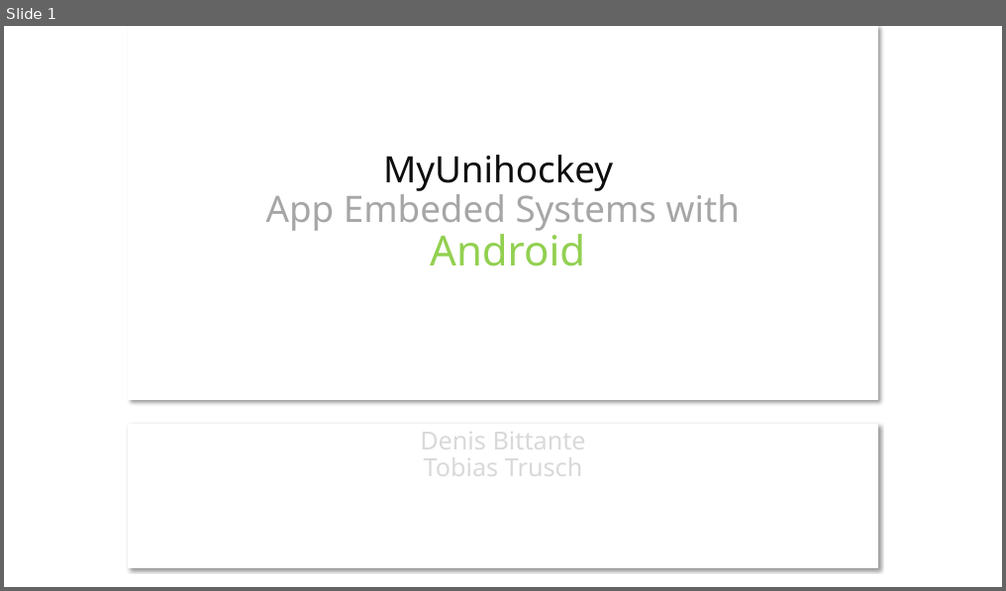
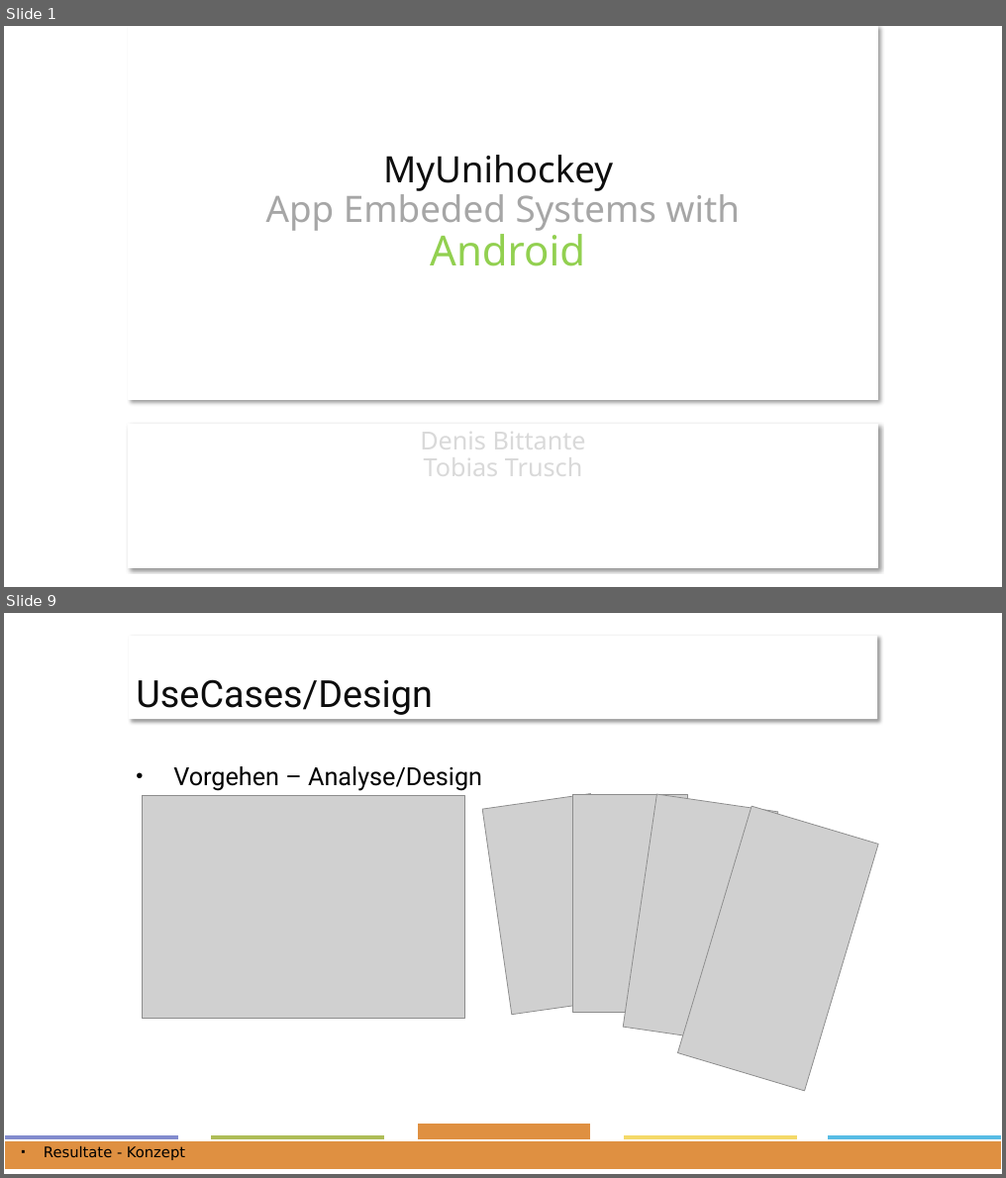
Before and after one commit to ffhsAndroidDenisTobias/androidProject, a slide deck: docs/Präsentation/Project-Presentation.pptx. Shown one above the other, each under a label of ours: slide 1 before the commit, slides 1 and 9 after it; the slides between them are not shown. The pictures are 1006x591 and 1006x1178 pixels, drawn with LibreOffice and Linux fonts; fonts in the diff are those of the drawing; grey boxes stand for pictures. Boxes give left, top, right and bottom in pixels: in the first picture for what was removed or moved away, otherwise in the second. Text is boxed around its words. In the diff, an @@ line names an element or a change of style, - is before the commit and + after.

```diff
--- a/docs/Präsentation/Project-Presentation.pptx
+++ b/docs/Präsentation/Project-Presentation.pptx
@@ slide 9 added at (x1=4, y1=613, x2=1002, y2=1174), background #FFFFFF @@
@@ title added at (x1=129, y1=636, x2=877, y2=719), fill #FFFFFF, 36 pt, text #0D0D0D @@
+UseCases/Design
@@ text added at (x1=173, y1=766, x2=482, y2=791), 24 pt, text #000000 @@
+• Vorgehen – Analyse/Design
@@ picture added at (x1=142, y1=796, x2=464, y2=1018) @@
@@ picture added at (x1=482, y1=793, x2=620, y2=1014) @@
@@ picture added at (x1=573, y1=794, x2=687, y2=1012) @@
@@ picture added at (x1=624, y1=794, x2=779, y2=1045) @@
@@ picture added at (x1=678, y1=806, x2=879, y2=1091) @@
@@ rectangle added at (x1=4, y1=1135, x2=178, y2=1164), fill #828BCE, outline #FFFFFF 1.5 pt @@
@@ rectangle added at (x1=4, y1=1141, x2=1002, y2=1170), fill #DF9041, outline #FFFFFF 1.5 pt @@
@@ text added at (x1=44, y1=1147, x2=185, y2=1160), 14 pt, text #000000 @@
+▪ Resultate - Konzept
@@ rectangle added at (x1=211, y1=1135, x2=385, y2=1164), fill #AEBD57, outline #FFFFFF 1.5 pt @@
@@ rectangle added at (x1=417, y1=1124, x2=591, y2=1164), fill #DF9041, outline #FFFFFF 1.5 pt @@
@@ rectangle added at (x1=623, y1=1135, x2=798, y2=1164), fill #F4D968, outline #FFFFFF 1.5 pt @@
@@ rectangle added at (x1=828, y1=1135, x2=1002, y2=1164), fill #57BCE5, outline #FFFFFF 1.5 pt @@
```
Also in this commit, not shown: 14 slides changed, 4 other slides added, 2 slides removed.
